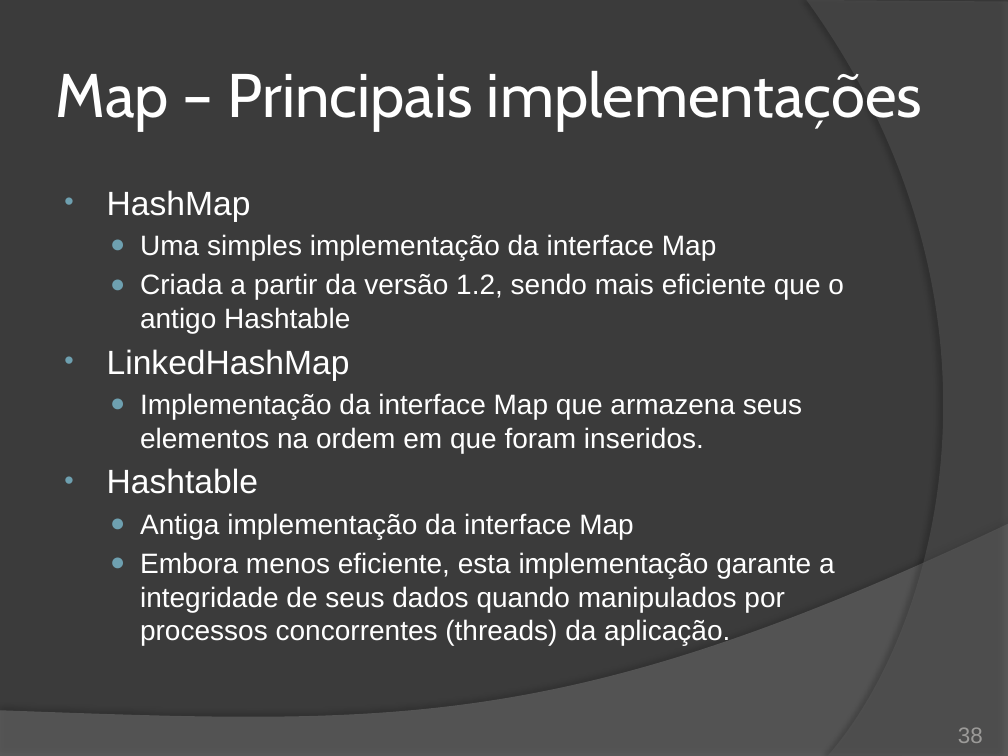
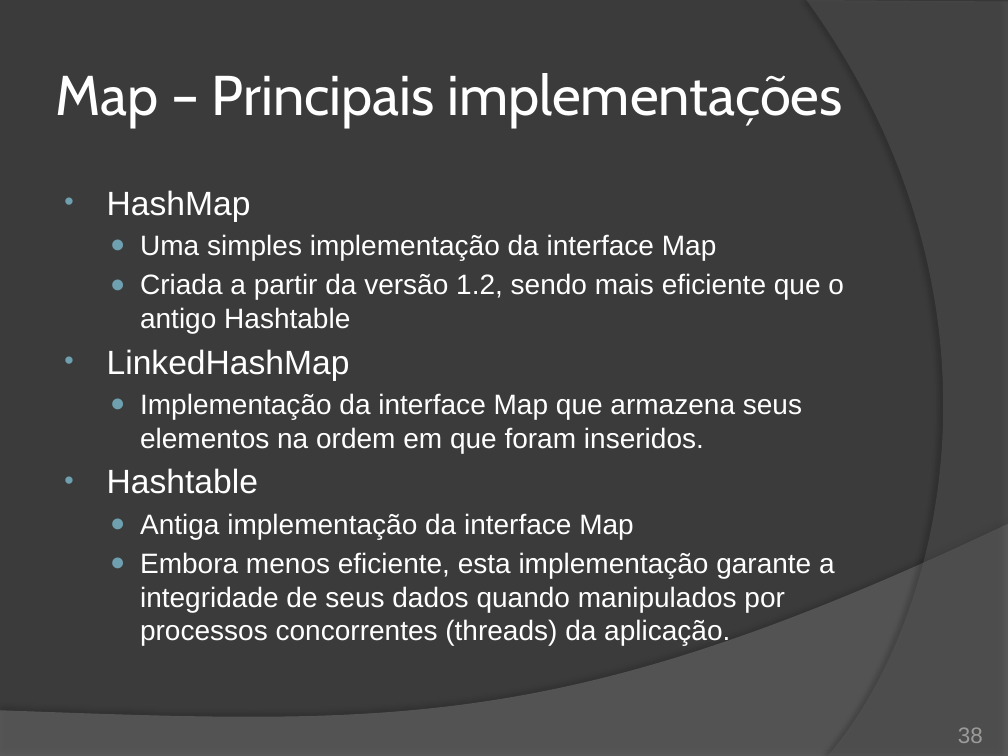
Before and after one commit to duchesqui/slzvieira-training, a slide deck: slide 38 of 2-Java-Programmer-Modulo-II/10.Capitulo04.pptx. Drawn at 1008x756 pixels with LibreOffice and Linux fonts; fonts in the diff are those of the drawing. Boxes give left, top, right and bottom in pixels: in the first picture for what was removed or moved away, otherwise in the second. Text is boxed around its words. In the diff, an @@ line names an element or a change of style, - is before the commit and + after.

```diff
--- a/2-Java-Programmer-Modulo-II/10.Capitulo04.pptx
+++ b/2-Java-Programmer-Modulo-II/10.Capitulo04.pptx
@@ title "Map – Principais implementações" at [55,73,843,128]: size 44 to 40 pt @@
```
Also in this commit, not shown: 6 other slides changed, 7 other files.
